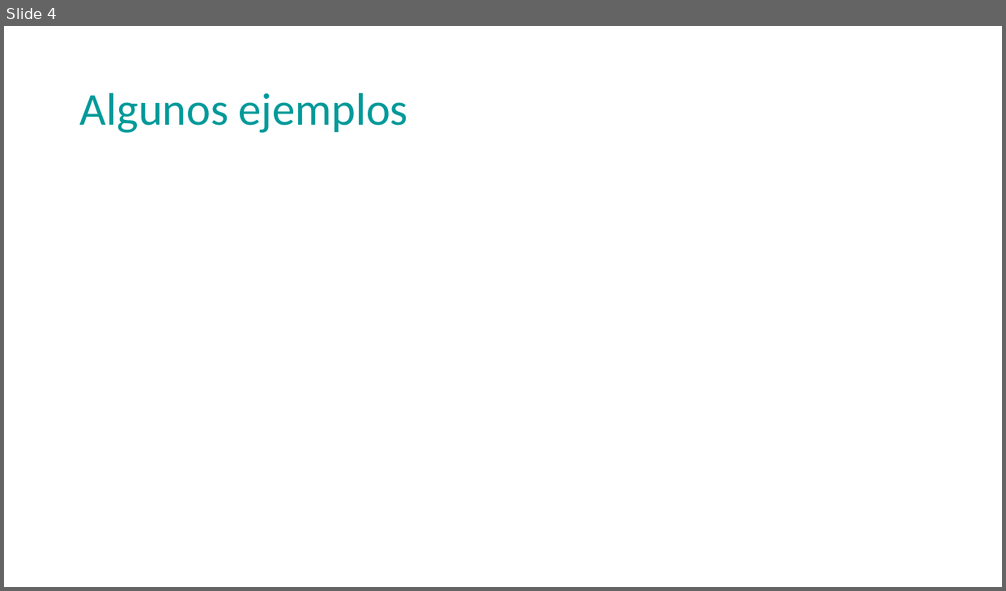
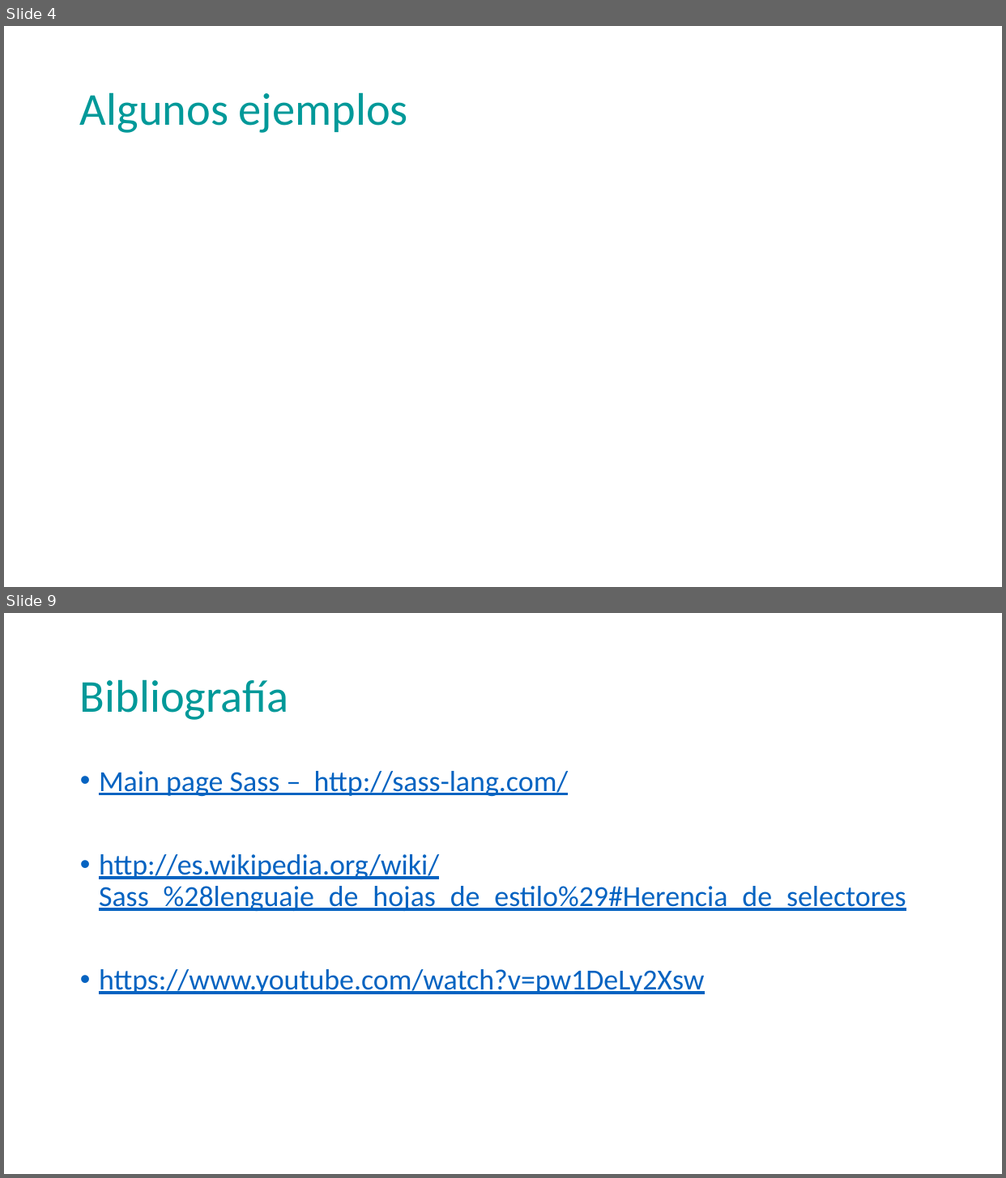
Before and after one commit to fabio161191/Proyecto1, a slide deck: Sass.pptx. Shown one above the other, each under a label of ours: slide 4 before the commit, slides 4 and 9 after it; the slides between them are not shown. The pictures are 1006x591 and 1006x1178 pixels, drawn with LibreOffice and Linux fonts; fonts in the diff are those of the drawing. Boxes give left, top, right and bottom in pixels: in the first picture for what was removed or moved away, otherwise in the second. Text is boxed around its words. In the diff, an @@ line names an element or a change of style, - is before the commit and + after.

```diff
--- a/Sass.pptx
+++ b/Sass.pptx
@@ slide 9 added at [4,613,1002,1174], background #FFFFFF @@
@@ title added at [80,679,289,720], 44 pt, text #009999 @@
+Bibliografía
@@ text added at [99,771,906,995], 28 pt, text #0563C1, underline @@
+• Main page Sass – http://sass-lang.com/
+• http://es.wikipedia.org/wiki/Sass_%28lenguaje_de_hojas_de_estilo%29#Herencia_de_selectores
+• https://www.youtube.com/watch?v=pw1DeLy2Xsw
```
Also in this commit, not shown: 2 slides changed, 3 other slides added.
